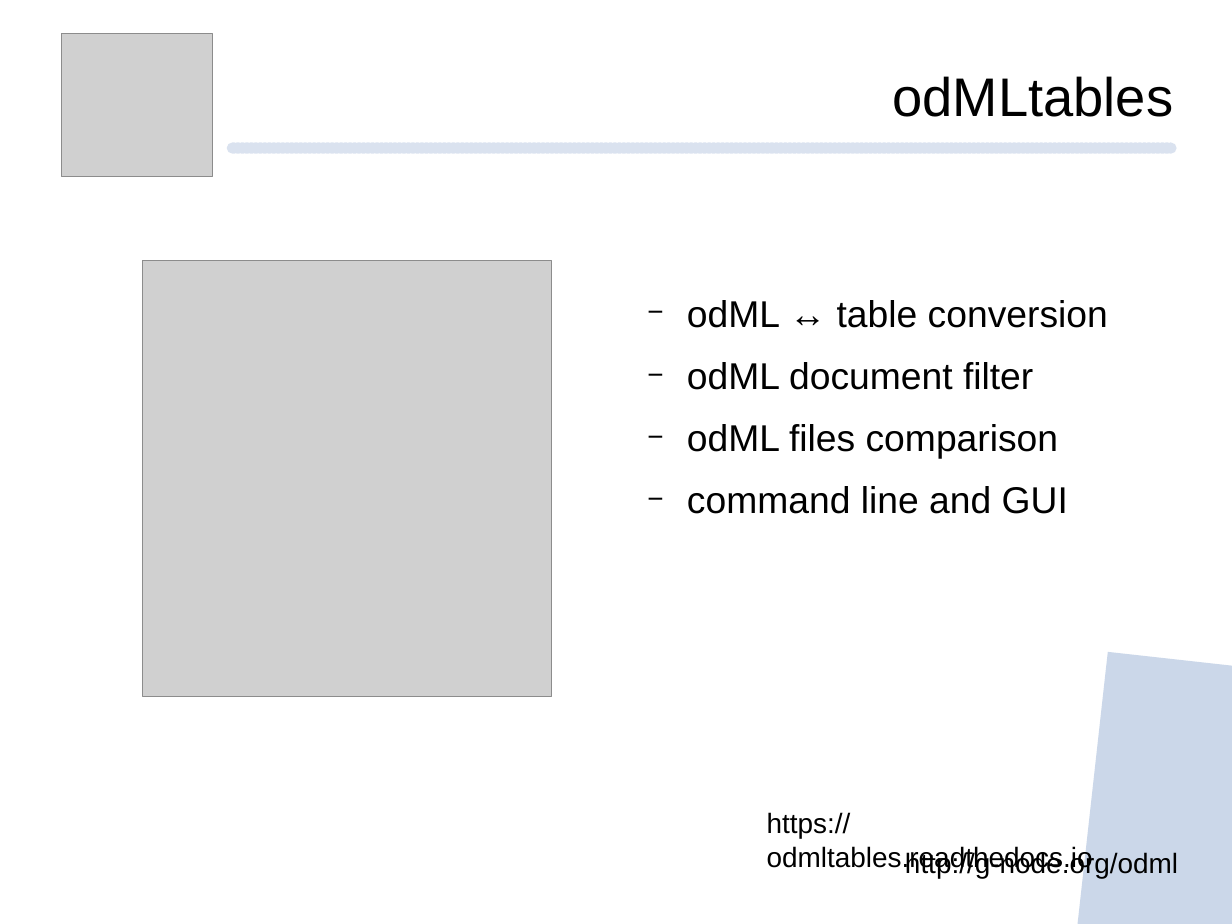
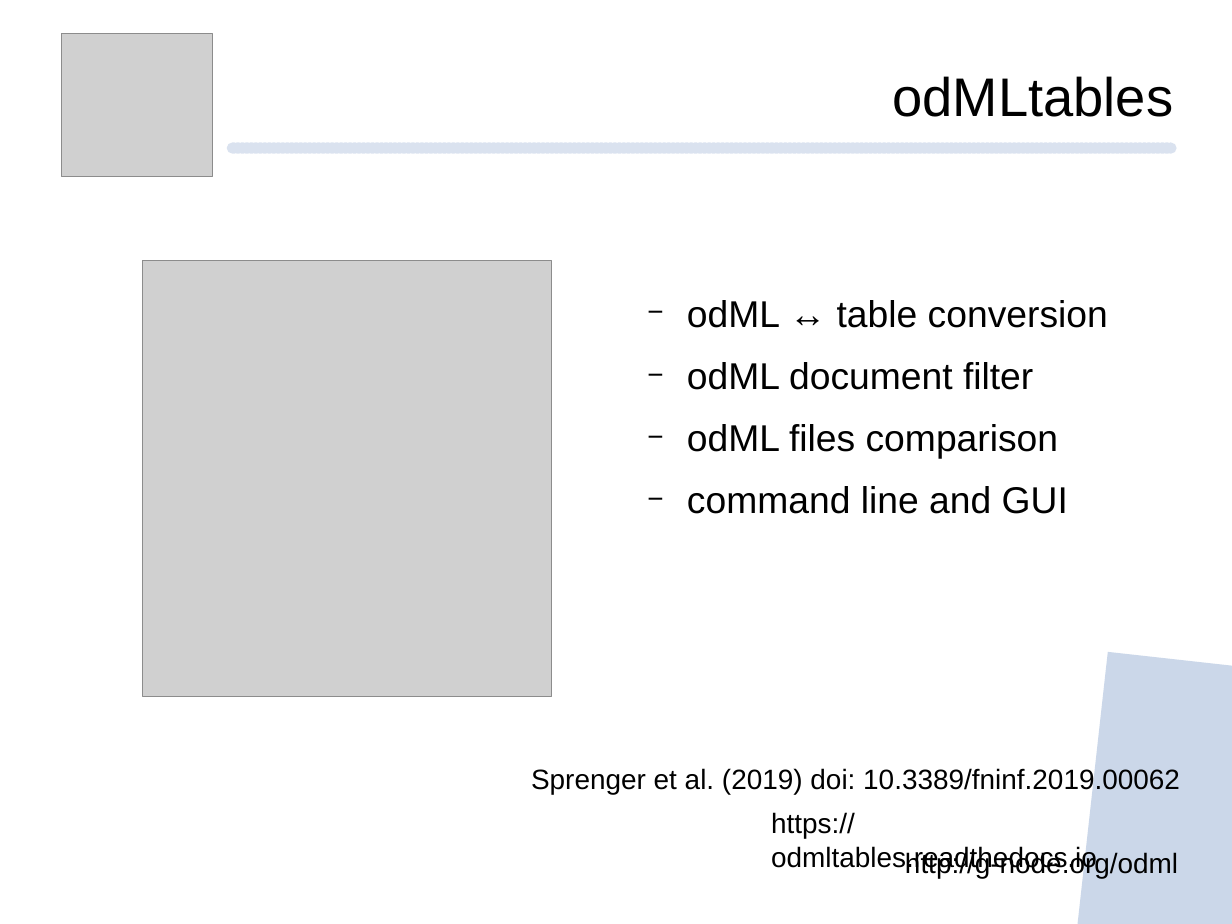
Before and after one commit to mpsonntag/prespost, a slide deck: slide 13 of 202009_BCCN_online/202009_BCCN_Online_conference.odp. Drawn at 1232x924 pixels with LibreOffice and Linux fonts; fonts in the diff are those of the drawing; grey boxes stand for pictures; background and template pictures are left out. Boxes give left, top, right and bottom in pixels: in the first picture for what was removed or moved away, otherwise in the second. Text is boxed around its words. In the diff, an @@ line names an element or a change of style, - is before the commit and + after.

```diff
--- a/202009_BCCN_online/202009_BCCN_Online_conference.odp
+++ b/202009_BCCN_online/202009_BCCN_Online_conference.odp
@@ text added at <box>531,768,1180,794</box>, 18 pt, text #000000 @@
+Sprenger et al. (2019) doi: 10.3389/fninf.2019.00062
@@ text "https://odmltables.readthedocs.io": place and size @@
-text "https://odmltables.readthedocs.io" at <box>767,812,1093,872</box>
+text "https://odmltables.readthedocs.io" at <box>771,812,1097,872</box>
```
Also in this commit, not shown: 1 other slide changed, 1 other file.
